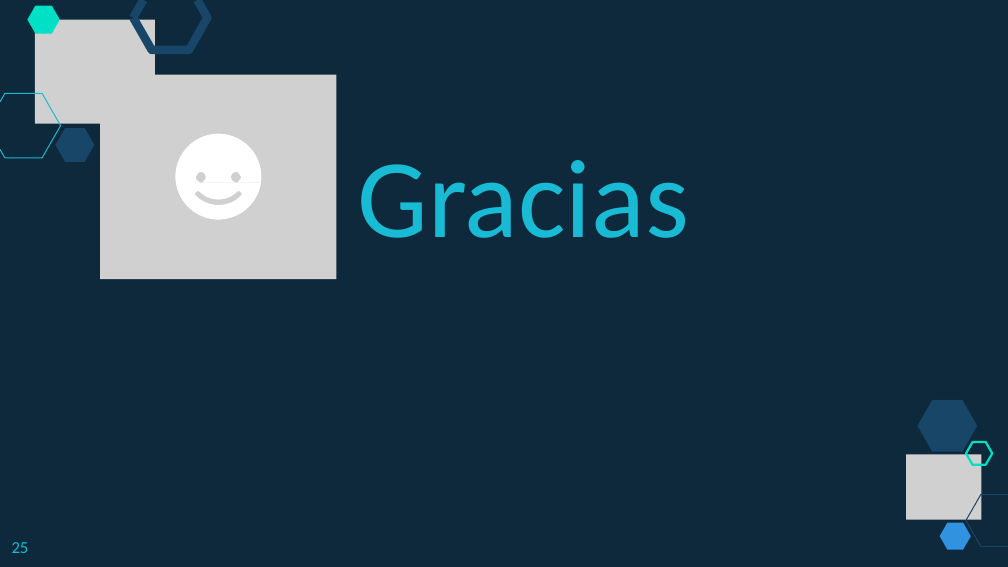
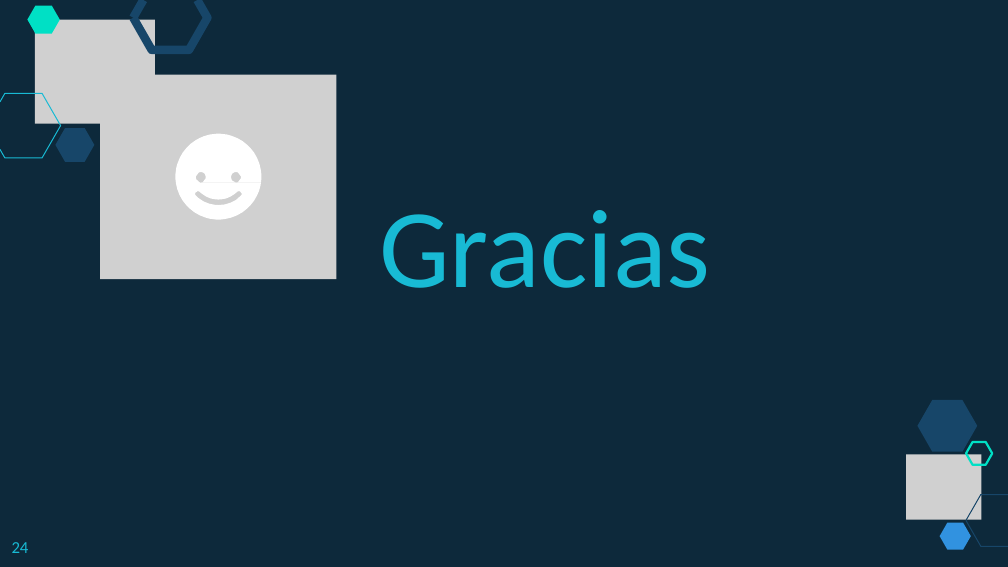
Before and after one commit to lizetheP/PensamientoC, a slide deck: slide 24 of calendario/documentos/4_Condicionales.pptx (slide 25 before the commit). Drawn at 1008x567 pixels with LibreOffice and Linux fonts; fonts in the diff are those of the drawing; grey boxes stand for pictures. Boxes give left, top, right and bottom in pixels: in the first picture for what was removed or moved away, otherwise in the second. Text is boxed around its words. In the diff, an @@ line names an element or a change of style, - is before the commit and + after.

```diff
--- a/calendario/documentos/4_Condicionales.pptx
+++ b/calendario/documentos/4_Condicionales.pptx
@@ text "Gracias": place and size @@
-text "Gracias" at (358, 160, 689, 238)
+text "Gracias" at (379, 210, 710, 288)
@@ page number at (12, 542, 29, 553): text changed @@
-25
+24
```
Also in this commit, not shown: 6 other slides changed, 1 slide removed, 5 other files.
